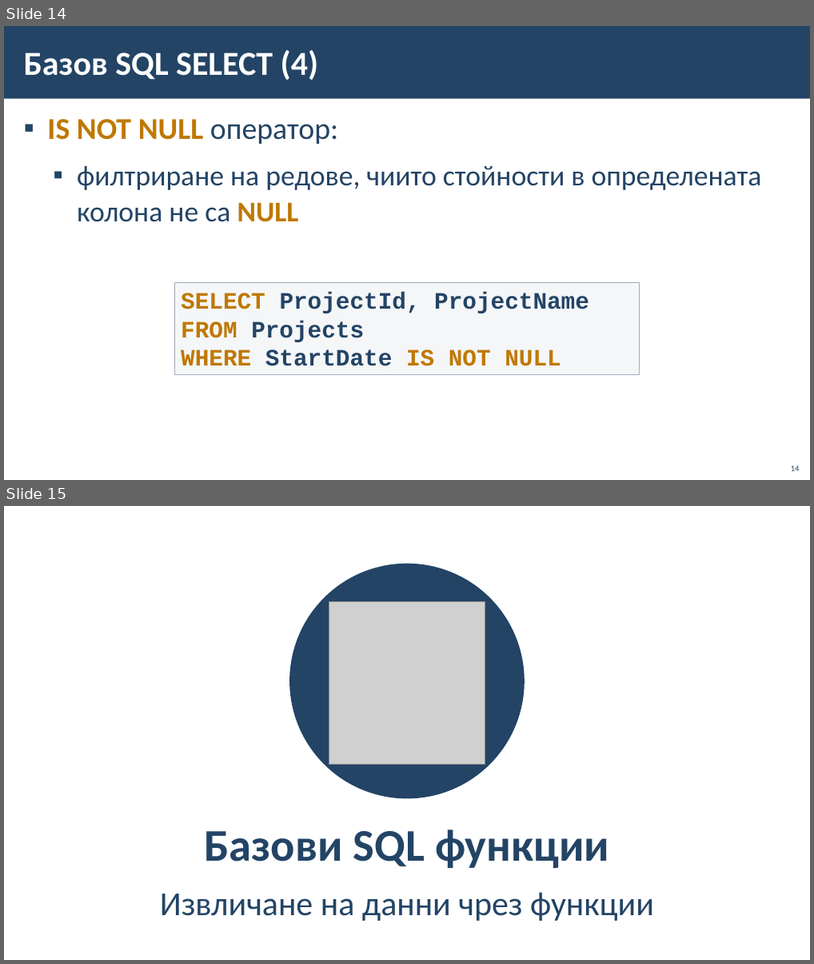
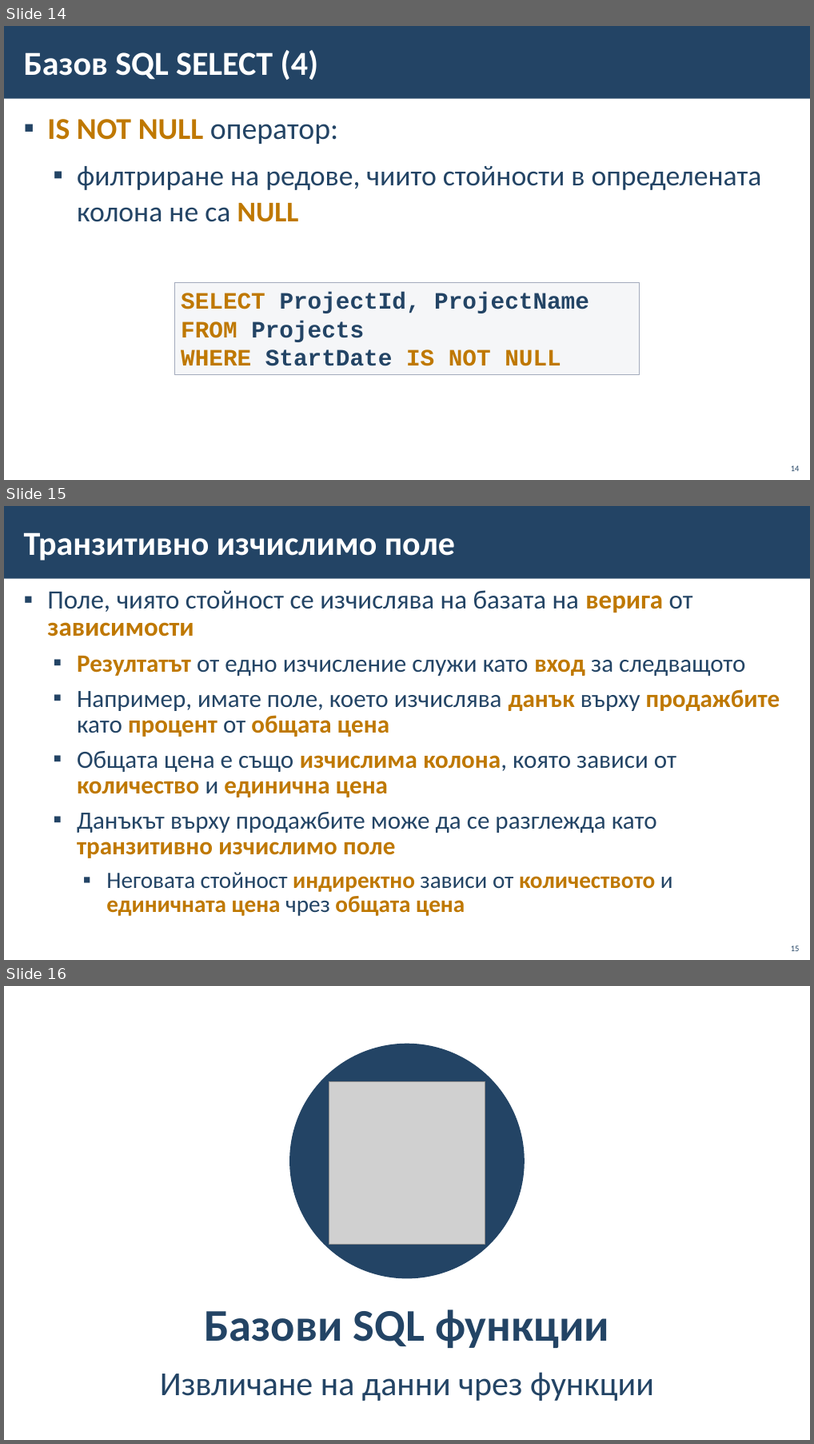
Before and after one commit to BG-IT-Edu/School-Programming, a slide deck: Courses/Software-Sciences/Module-3-Databases-New/04-Intro-to-SQL/04-Intro-to-SQL.pptx. Shown one above the other, each under a label of ours: slides 14 and 15 before the commit, slides 14, 15 and 16 after it. The pictures are 814x964 and 814x1444 pixels, drawn with LibreOffice and Linux fonts; fonts in the diff are those of the drawing; grey boxes stand for pictures; background and template pictures are left out. Boxes give left, top, right and bottom in pixels: in the first picture for what was removed or moved away, otherwise in the second. Text is boxed around its words. In the diff, an @@ line names an element or a change of style, - is before the commit and + after.

Commit message:
Updates on Intro to SQL slides

```diff
--- a/Courses/Software-Sciences/Module-3-Databases-New/04-Intro-to-SQL/04-Intro-to-SQL.pptx
+++ b/Courses/Software-Sciences/Module-3-Databases-New/04-Intro-to-SQL/04-Intro-to-SQL.pptx
@@ slide 15 added at <box>4,506,810,960</box>, background #FFFFFF; not listed: 1 template element that a slide beside it also shows @@
@@ title added at <box>24,532,455,560</box>, 40 pt, text #FFFFFF, bold @@
+Транзитивно изчислимо поле
@@ text added at <box>47,590,781,916</box>, 29.6 pt, text #234465 @@
+▪ Поле, чиято стойност се изчислява на базата на верига от зависимости
+  ▪ Резултатът от едно изчисление служи като вход за следващото
+  ▪ Например, имате поле, което изчислява данък върху продажбите като процент от общата цена
+  ▪ Общата цена е също изчислима колона, която зависи от количество и единична цена
+  ▪ Данъкът върху продажбите може да се разглежда като транзитивно изчислимо поле
+    ▪ Неговата стойност индиректно зависи от количеството и единичната цена чрез общата цена
@@ page number added at <box>791,945,800,951</box>, 10 pt, text #234465 @@
+15
@@ what was slide 15 is now slide 16 @@
```
